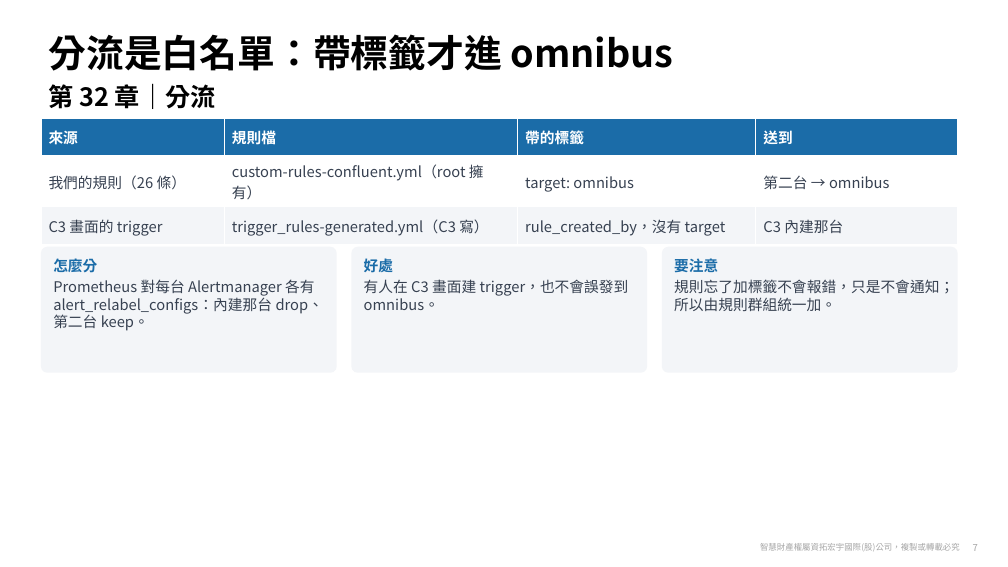
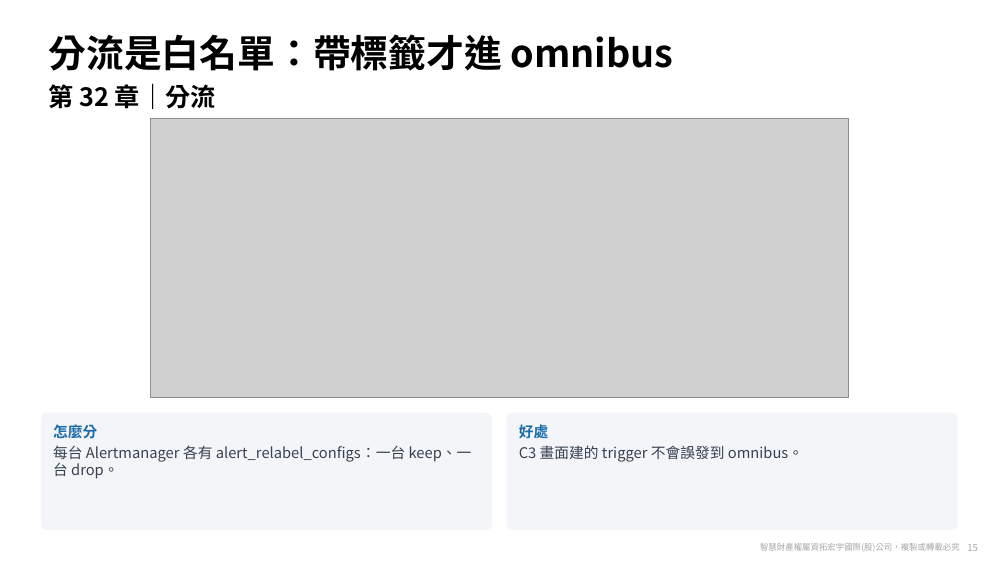
Before and after one commit to zxc81906119/kafka_install_ops, a slide deck: slide 15 of docs/Confluent-第32章-告警方案.pptx (slide 7 before the commit). Drawn at 1008x567 pixels with LibreOffice and Linux fonts; fonts in the diff are those of the drawing; grey boxes stand for pictures; background and template pictures are left out. Boxes give left, top, right and bottom in pixels: in the first picture for what was removed or moved away, otherwise in the second. Text is boxed around its words. In the diff, an @@ line names an element or a change of style, - is before the commit and + after.

```diff
--- a/docs/Confluent-第32章-告警方案.pptx
+++ b/docs/Confluent-第32章-告警方案.pptx
@@ table removed at <box>41,119,957,240</box>, 3 rows, 4 columns @@
-來源 | 規則檔 | 帶的標籤 | 送到
-我們的規則（26 條） | custom-rules-confluent.yml（root 擁有） | target: omnibus | 第二台 → omnibus
-C3 畫面的 trigger | trigger_rules-generated.yml（C3 寫） | rule_created_by，沒有 target | C3 內建那台
@@ picture added at <box>150,119,849,398</box> @@
@@ rounded rectangle removed at <box>662,247,957,373</box> @@
-要注意
-規則忘了加標籤不會報錯，只是不會通知；所以由規則群組統一加。
@@ rounded rectangle "怎麼分": place and size @@
-rounded rectangle "怎麼分" at <box>41,247,337,373</box>
+rounded rectangle "怎麼分" at <box>41,413,492,531</box>
@@ rounded rectangle "好處": place and size @@
-rounded rectangle "好處" at <box>352,247,647,373</box>
+rounded rectangle "好處" at <box>507,413,958,531</box>
@@ text in rounded rectangle at <box>53,445,472,479</box>: text changed @@
-Prometheus 對每台 Alertmanager 各有 alert_relabel_configs：內建那台 drop、第二台 keep。
+每台 Alertmanager 各有 alert_relabel_configs：一台 keep、一台 drop。
@@ text in rounded rectangle at <box>519,445,803,462</box>: text changed @@
-有人在 C3 畫面建 trigger，也不會誤發到 omnibus。
+C3 畫面建的 trigger 不會誤發到 omnibus。
@@ page number at <box>967,544,977,551</box>: text changed @@
-7
+15
```
Also in this commit, not shown: 15 other slides changed, 14 slides added, 7 other files.
